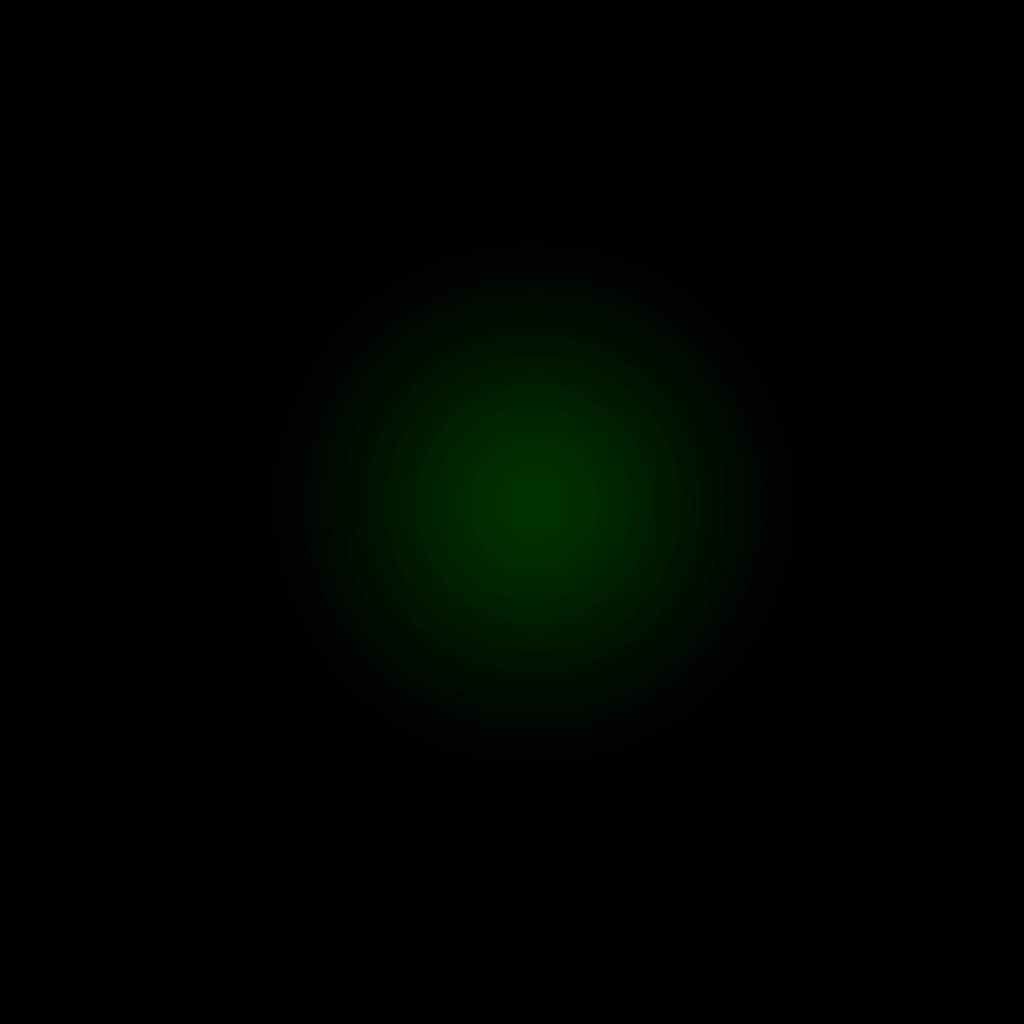
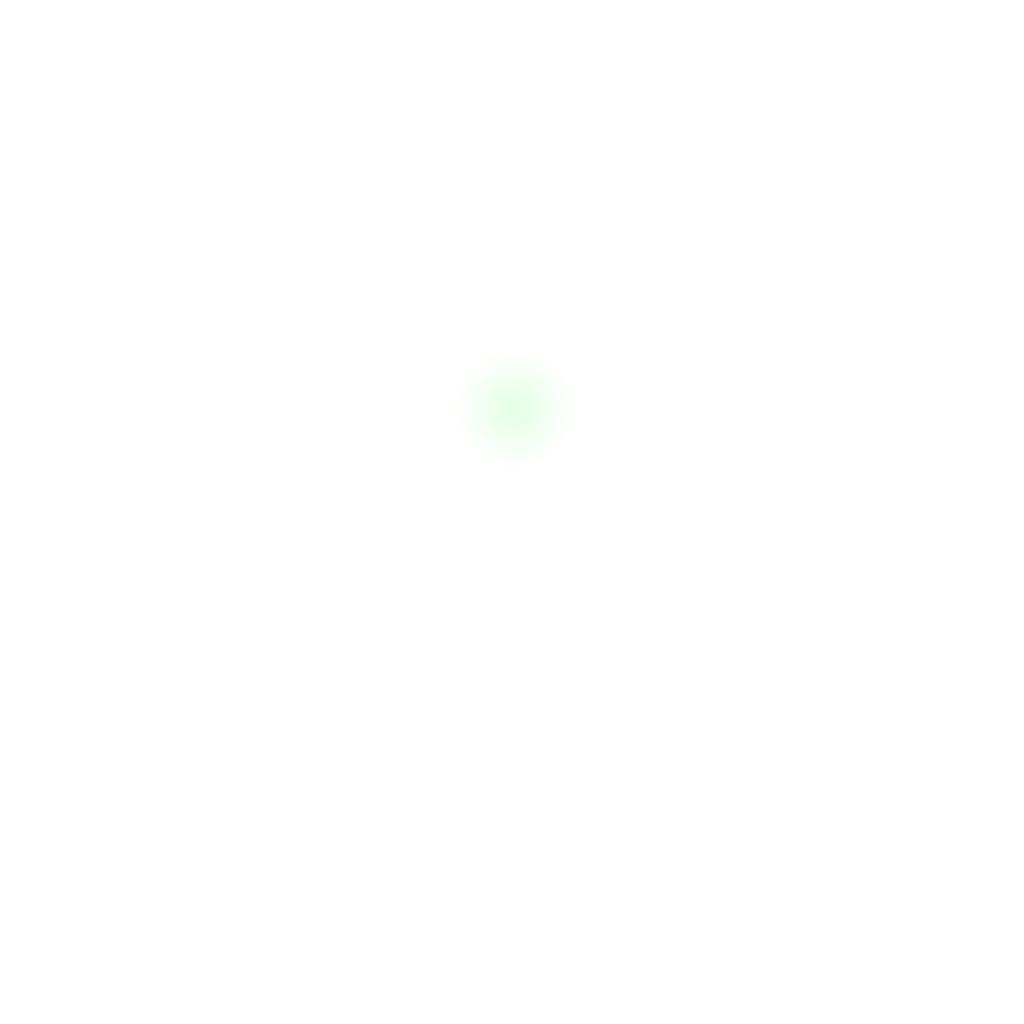
Revision of a layered 1024 x 1024 image; what changed, layer by layer:
hid "Layer 3", opacity 20% → 100%, painted on it over [0, 0, 993, 1024]
added layer "Layer 6" (50%) above "Layer 4" over [453, 347, 576, 470]
hid "Layer 1", painted on it over [0, 0, 1024, 1024]
